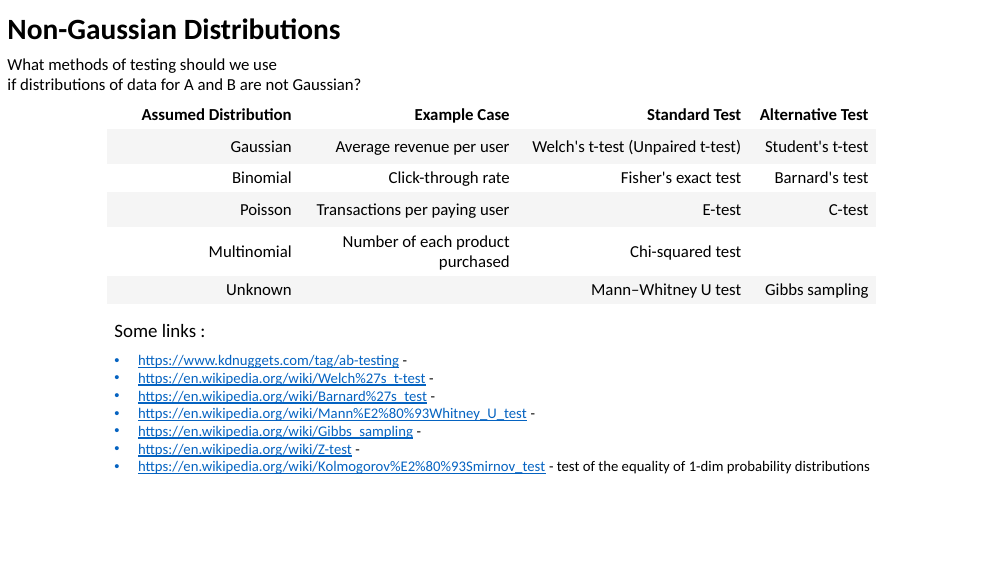
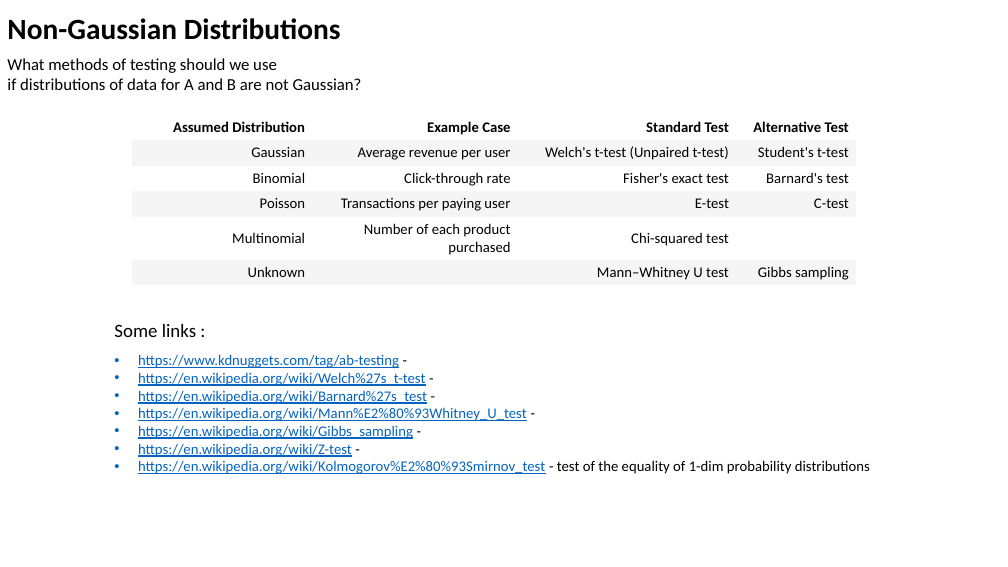
Before and after one commit to lselector/ml_ai_doc, a slide deck: slide 3 of A_B_Split_Test.pptx (slide 2 before the commit). Drawn at 1008x567 pixels with LibreOffice and Linux fonts; fonts in the diff are those of the drawing. Boxes give left, top, right and bottom in pixels: in the first picture for what was removed or moved away, otherwise in the second. Text is boxed around its words. In the diff, an @@ line names an element or a change of style, - is before the commit and + after.

```diff
--- a/A_B_Split_Test.pptx
+++ b/A_B_Split_Test.pptx
@@ table at bbox=[132, 115, 858, 284] @@
@@ size 16 to 14 pt @@
@@ table: place and size @@
-table at bbox=[107, 101, 876, 302]
+table at bbox=[132, 115, 858, 284]
```
Also in this commit, not shown: 1 other slide changed, 2 slides added.
